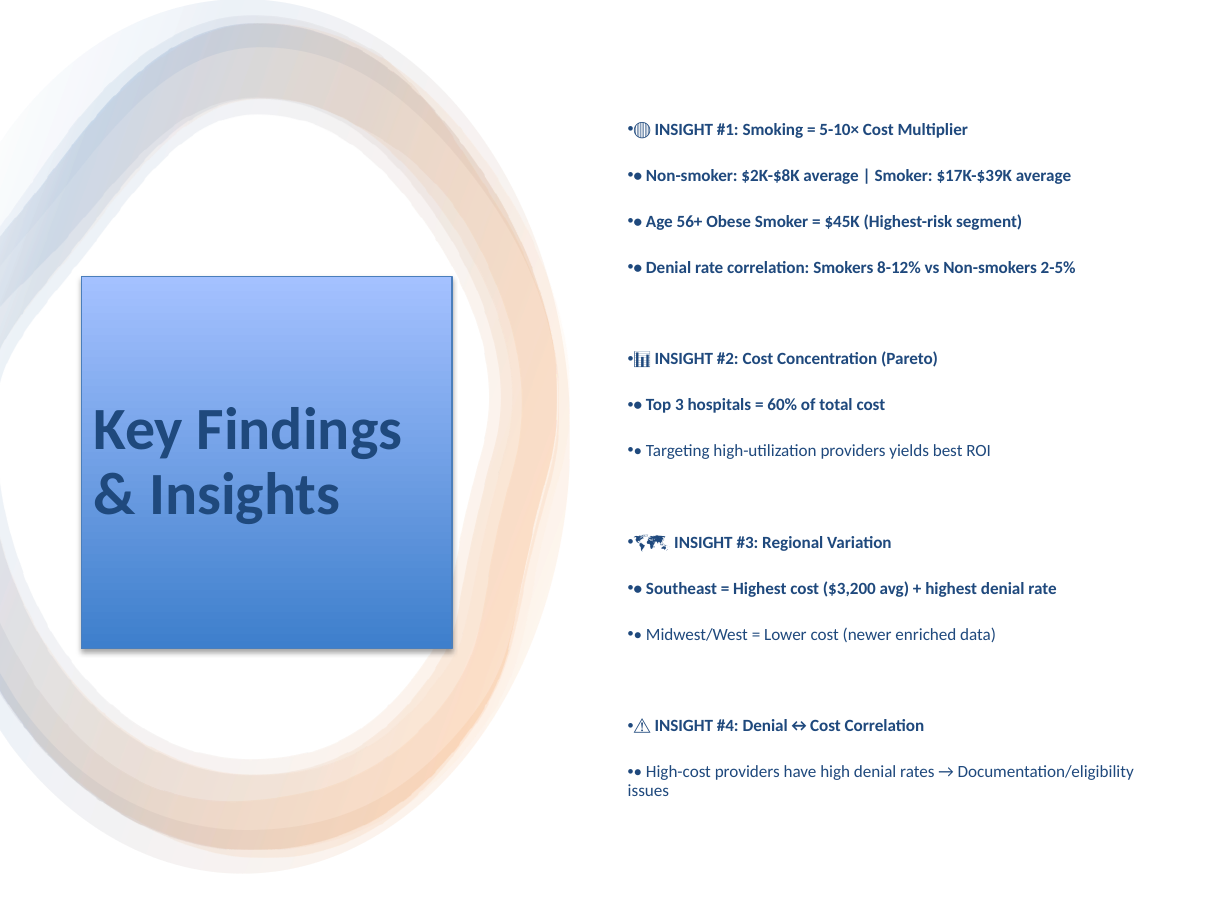
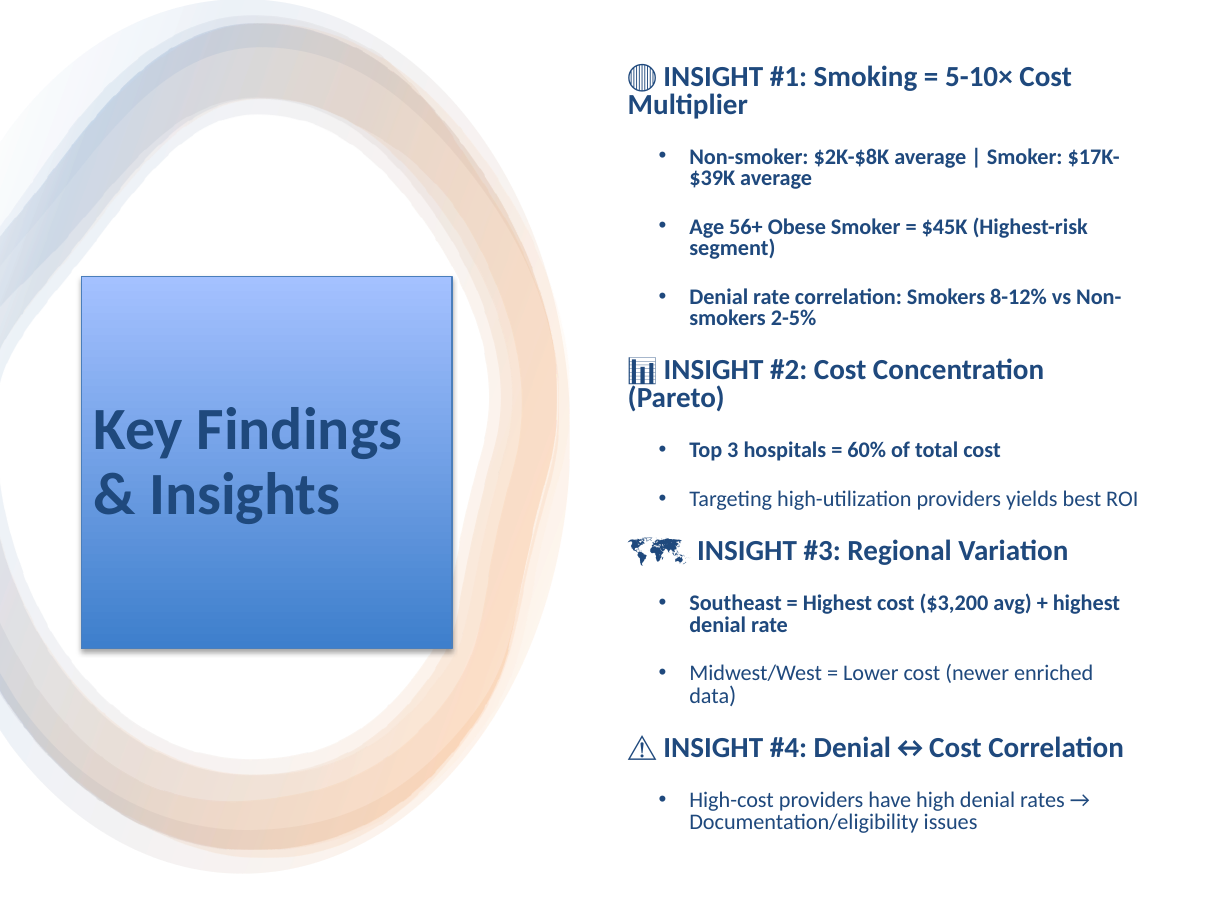
Before and after one commit to chandanaks2010-dev/Healthcare-Insurance-Claim-Analysis-And-Denial-Patterns-Dashboard, a slide deck: slide 6 of report/Healthcare_Insurance_Dashboard_Presentation.pptx. Drawn at 1232x924 pixels with LibreOffice and Linux fonts; fonts in the diff are those of the drawing. Boxes give left, top, right and bottom in pixels: in the first picture for what was removed or moved away, otherwise in the second. Text is boxed around its words. In the diff, an @@ line names an element or a change of style, - is before the commit and + after.

```diff
--- a/report/Healthcare_Insurance_Dashboard_Presentation.pptx
+++ b/report/Healthcare_Insurance_Dashboard_Presentation.pptx
@@ text "🔴 INSIGHT #1: Smoking = ...": place and size @@
-text "🔴 INSIGHT #1: Smoking = ..." at [628,123,1134,796]
+text "🔴 INSIGHT #1: Smoking = ..." at [628,65,1138,833]
@@ text at [628,65,1124,758]: size 10 to 17 pt in "🔴 INSIGHT #1: Smoking = 5-10× Cost ...", "📊 INSIGHT #2: Cost Concentration (Pareto)", "🗺️ INSIGHT #3: Regional Variation", "⚠️ INSIGHT #4: Denial↔Cost Correlation"; bullet • to none; line spacing 0.9 to 0.8 @@
@@ text at [689,148,1121,325]: text changed; size 10 to 13 pt @@
-• • Non-smoker: $2K-$8K average | Smoker: $17K-$39K average
-• • Age 56+ Obese Smoker = $45K (Highest-risk segment)
-• • Denial rate correlation: Smokers 8-12% vs Non-smokers 2-5%
+  • Non-smoker: $2K-$8K average | Smoker: $17K-$39K average
+  • Age 56+ Obese Smoker = $45K (Highest-risk segment)
+  • Denial rate correlation: Smokers 8-12% vs Non-smokers 2-5%
@@ text at [689,441,1138,510]: text changed; size 10 to 13 pt @@
-• • Top 3 hospitals = 60% of total cost
-• • Targeting high-utilization providers yields best ROI
+  • Top 3 hospitals = 60% of total cost
+  • Targeting high-utilization providers yields best ROI
@@ text at [689,593,1120,703]: text changed; size 10 to 13 pt @@
-• • Southeast = Highest cost ($3,200 avg) + highest denial rate
-• • Midwest/West = Lower cost (newer enriched data)
+  • Southeast = Highest cost ($3,200 avg) + highest denial rate
+  • Midwest/West = Lower cost (newer enriched data)
@@ text at [689,791,1065,833]: text changed; size 10 to 13 pt @@
-• • High-cost providers have high denial rates → Documentation/eligibility issues
+  • High-cost providers have high denial rates → Documentation/eligibility issues
```
Also in this commit, not shown: 6 other slides changed, 1 slide added.
